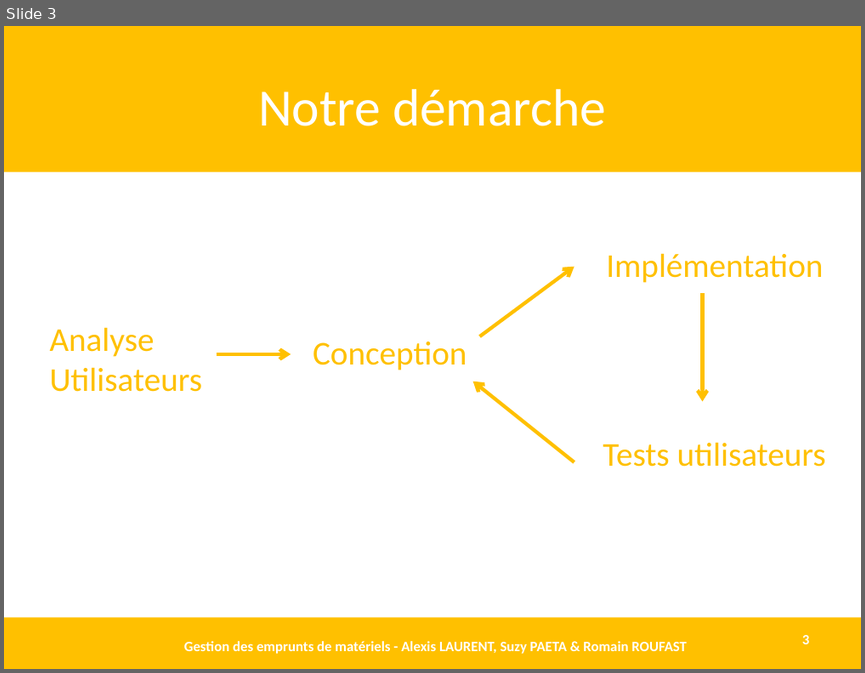
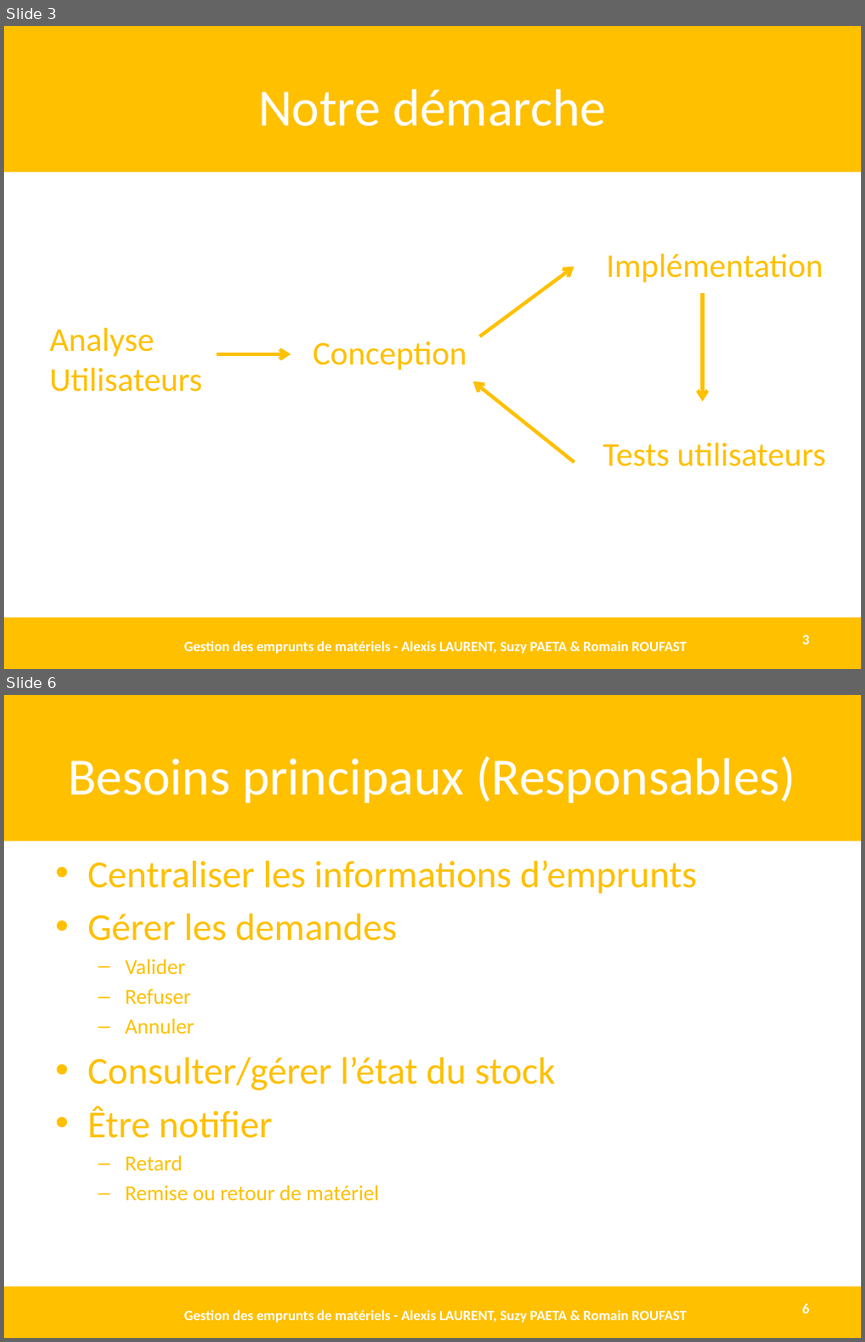
Before and after one commit to AlexisLaurent/Gestion_des_Emprunts, a slide deck: Livrables/D1.3 - DEF.pptx. Shown one above the other, each under a label of ours: slide 3 before the commit, slides 3 and 6 after it; the slides between them are not shown. The pictures are 865x673 and 865x1342 pixels, drawn with LibreOffice and Linux fonts; fonts in the diff are those of the drawing. Boxes give left, top, right and bottom in pixels: in the first picture for what was removed or moved away, otherwise in the second. Text is boxed around its words. In the diff, an @@ line names an element or a change of style, - is before the commit and + after.

```diff
--- a/Livrables/D1.3 - DEF.pptx
+++ b/Livrables/D1.3 - DEF.pptx
@@ slide 6 added at (x1=4, y1=695, x2=861, y2=1338), background #FFFFFF @@
@@ rectangle added at (x1=4, y1=695, x2=861, y2=840), fill #FFC000 @@
@@ title added at (x1=68, y1=756, x2=795, y2=803), 44 pt, text #FFFFFF @@
+Besoins principaux (Responsables)
@@ text added at (x1=87, y1=860, x2=697, y2=1201), 32 pt, text #FFC000 @@
+• Centraliser les informations d’emprunts
+• Gérer les demandes
+  – Valider
+  – Refuser
+  – Annuler
+• Consulter/gérer l’état du stock
+• Être notifier
+  – Retard
+  – Remise ou retour de matériel
@@ rectangle added at (x1=4, y1=1287, x2=861, y2=1338), fill #FFC000 @@
@@ page number added at (x1=802, y1=1303, x2=809, y2=1313), 12 pt, text #FFFFFF, bold @@
+6
@@ text added at (x1=184, y1=1310, x2=687, y2=1322), 12 pt, text #FFFFFF, bold @@
+Gestion des emprunts de matériels - Alexis LAURENT, Suzy PAETA & Romain ROUFAST
```
Also in this commit, not shown: 3 slides changed, 12 other slides added, 1 other file.
